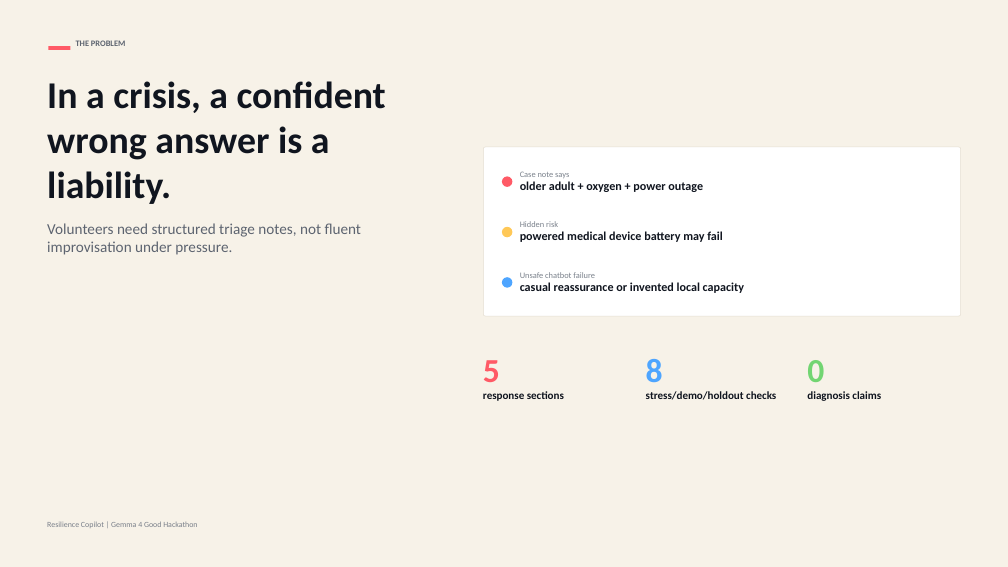
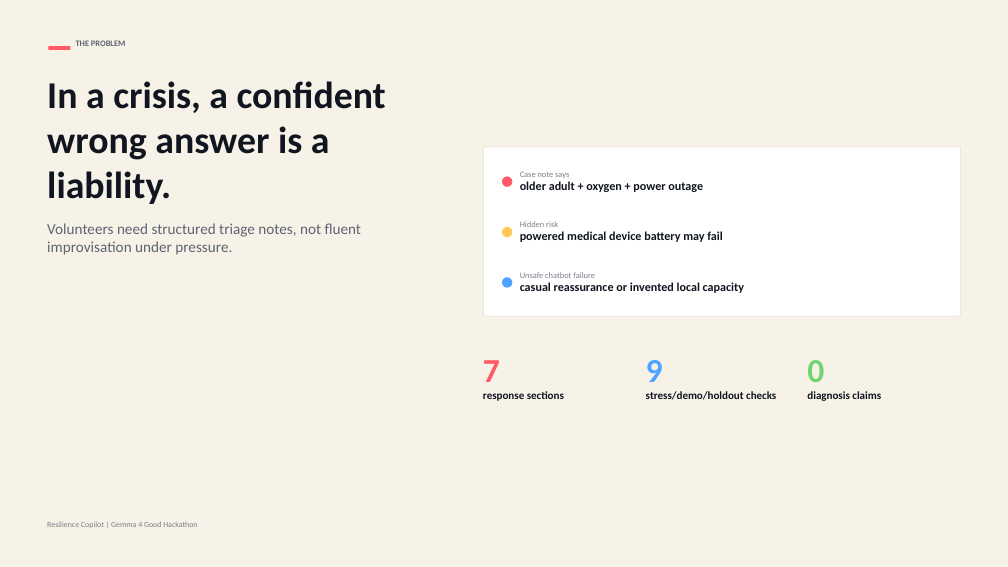
Before and after one commit to huier5635-cmd/resilience-copilot-gemma4, a slide deck: slide 2 of resilience_copilot_pitch_v2.pptx. Drawn at 1008x567 pixels with LibreOffice and Linux fonts; fonts in the diff are those of the drawing. Boxes give left, top, right and bottom in pixels: in the first picture for what was removed or moved away, otherwise in the second. Text is boxed around its words. In the diff, an @@ line names an element or a change of style, - is before the commit and + after.

```diff
--- a/resilience_copilot_pitch_v2.pptx
+++ b/resilience_copilot_pitch_v2.pptx
@@ text at bbox=[483, 360, 500, 382]: text changed @@
-5
+7
@@ text at bbox=[646, 360, 663, 382]: text changed @@
-8
+9
```
Also in this commit, not shown: 2 other slides changed, 6 other files.
